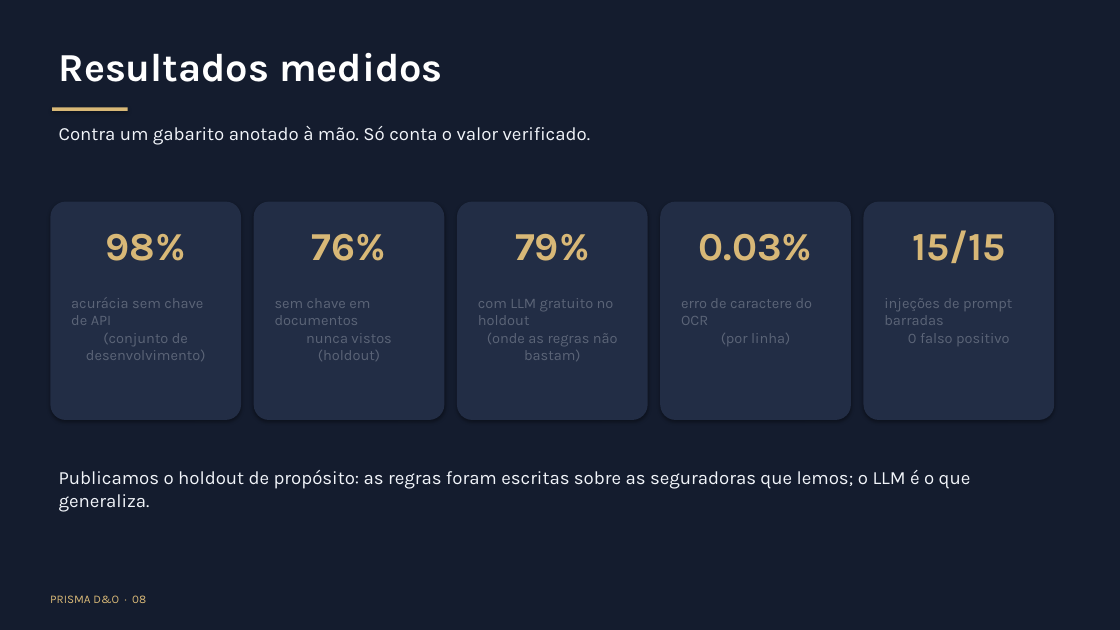
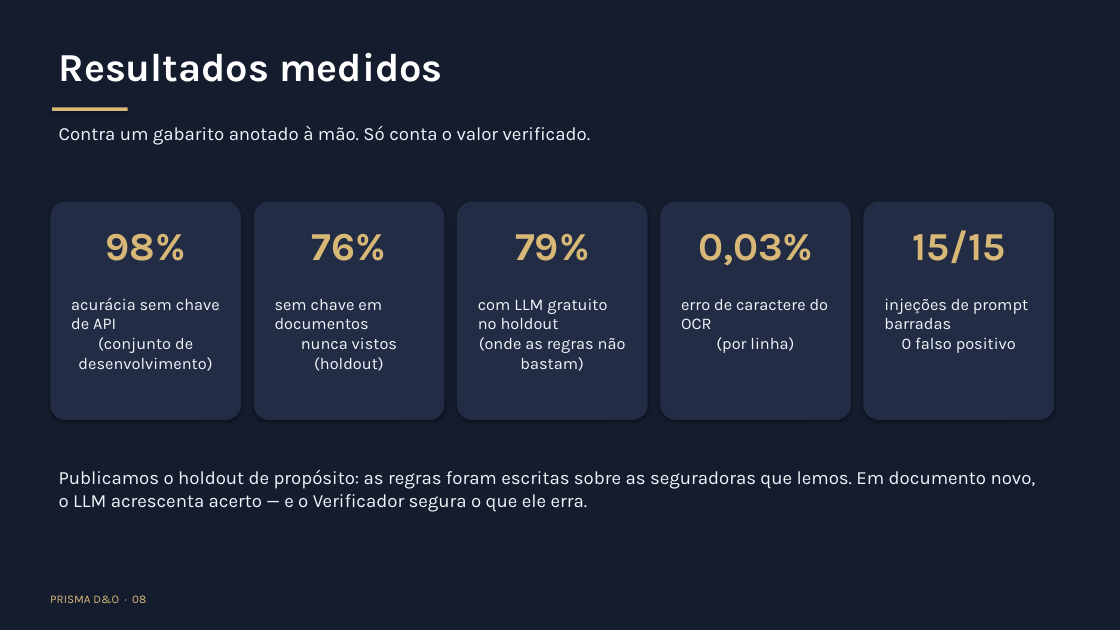
Before and after one commit to ROONDOW/prisma-do, a slide deck: slide 8 of Projeto_Final_Artefatos/InsurMinds_Projeto_Final.pptx. Drawn at 1120x630 pixels with LibreOffice and Linux fonts; fonts in the diff are those of the drawing. Boxes give left, top, right and bottom in pixels: in the first picture for what was removed or moved away, otherwise in the second. Text is boxed around its words. In the diff, an @@ line names an element or a change of style, - is before the commit and + after.

```diff
--- a/Projeto_Final_Artefatos/InsurMinds_Projeto_Final.pptx
+++ b/Projeto_Final_Artefatos/InsurMinds_Projeto_Final.pptx
@@ text at bbox=[698, 234, 813, 266]: text changed @@
-0.03%
+0,03%
@@ size 12.5 to 14 pt, text colour #5B6477 to #F2F5FA in 5 elements at bbox=[71, 297, 220, 371], bbox=[275, 299, 397, 371], bbox=[478, 299, 626, 371], bbox=[681, 299, 829, 353], bbox=[884, 299, 1028, 353] @@
@@ text at bbox=[59, 470, 1036, 512]: text changed @@
-Publicamos o holdout de propósito: as regras foram escritas sobre as seguradoras que lemos; o LLM é o que generaliza.
+Publicamos o holdout de propósito: as regras foram escritas sobre as seguradoras que lemos. Em documento novo, o LLM acrescenta acerto — e o Verificador segura o que ele erra.
```
Also in this commit, not shown: 6 other slides changed, 4 other files.
